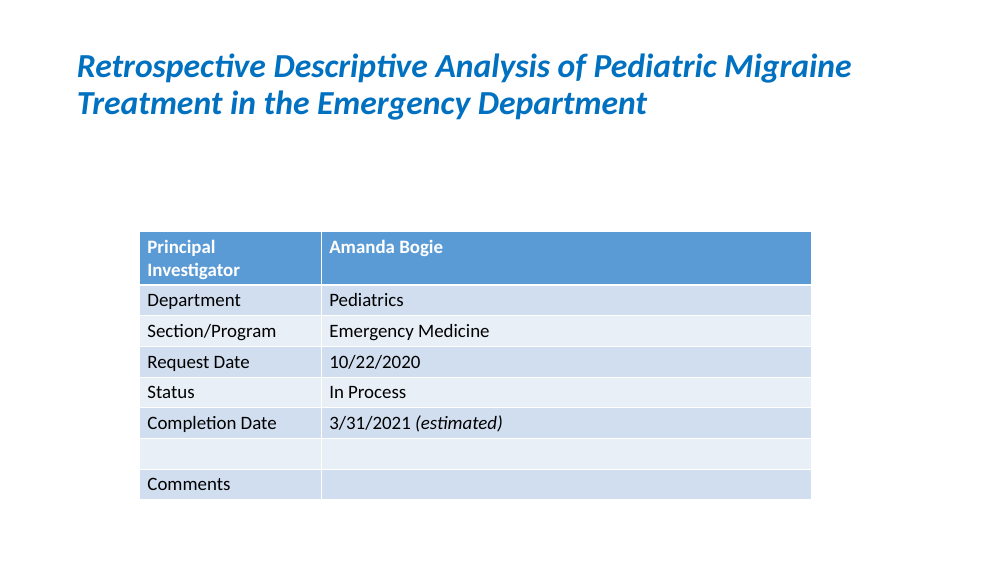
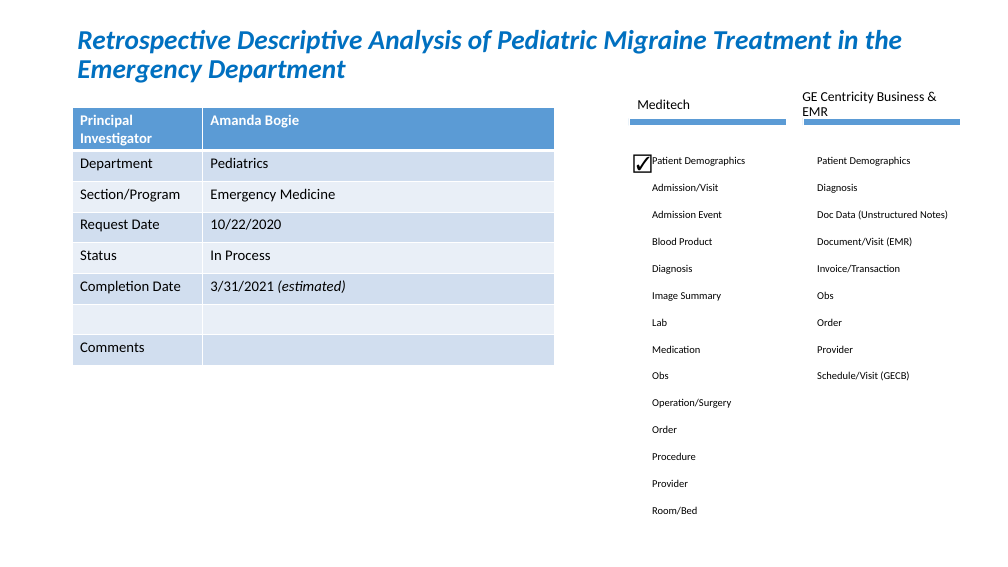
Before and after one commit to OuhscBbmc/prairie-outpost-public, a slide deck: slide 15 of publications/presentation-2021-02-aac/crdw-2021-02.pptx (slide 14 before the commit). Drawn at 1008x567 pixels with LibreOffice and Linux fonts; fonts in the diff are those of the drawing. Boxes give left, top, right and bottom in pixels: in the first picture for what was removed or moved away, otherwise in the second. Text is boxed around its words. In the diff, an @@ line names an element or a change of style, - is before the commit and + after.

```diff
--- a/publications/presentation-2021-02-aac/crdw-2021-02.pptx
+++ b/publications/presentation-2021-02-aac/crdw-2021-02.pptx
@@ title "Retrospective Descriptive Analysis of Pediatric ...": place and size @@
-title "Retrospective Descriptive Analysis of Pediatric ..." at <box>77,53,851,120</box>
+title "Retrospective Descriptive Analysis of Pediatric ..." at <box>77,30,902,83</box>
@@ title "Retrospective Descriptive Analysis of Pediatric ..." at <box>77,30,902,83</box>: size 32 to 26 pt @@
@@ table at <box>73,107,555,365</box> @@
@@ size 18 to 14 pt @@
@@ table: place and size @@
-table at <box>140,231,812,499</box>
+table at <box>73,107,555,365</box>
@@ freeform shape added at <box>629,118,786,125</box>, fill #5B9BD5 @@
@@ freeform shape added at <box>803,118,960,125</box>, fill #5B9BD5 @@
@@ text added at <box>626,147,659,177</box>, 18 pt, text #000000 @@
+☑
@@ group added at <box>635,88,958,525</box>: 25 frees, 16 rectangles @@
+Meditech
+Patient Demographics
+Admission/Visit
+Admission Event
+Blood Product
+Diagnosis
+Image Summary
+Lab
+Medication
+Obs
+Operation/Surgery
+Order
+Procedure
+Provider
+Room/Bed
+GE Centricity Business & EMR
+Patient Demographics
+Diagnosis
+Doc Data (Unstructured Notes)
+Document/Visit (EMR)
+Invoice/Transaction
+Obs
+Order
+Provider
+Schedule/Visit (GECB)
```
Also in this commit, not shown: 7 other slides changed, 14 slides added.
